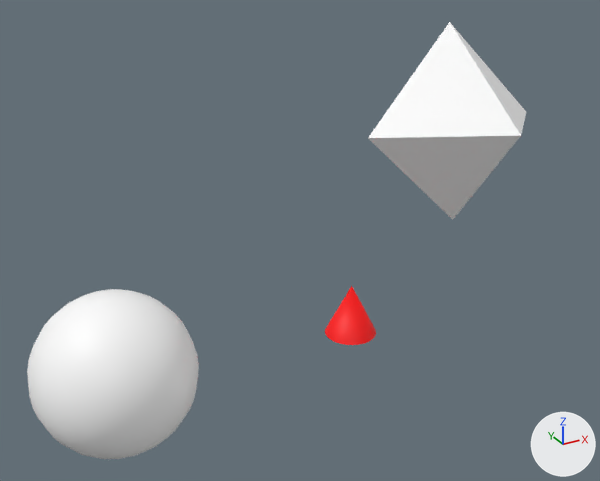
A saved change to the FBX model parserProject/stuff.fbx.
Before and after are seen from a 50 mm lens placed at (-0.153, -0.2376, 0.1522), pointed at (-0.0233, -0.0018, 0.0343). Every picture has the same lights, and +X, +Y and +Z are marked at lower right. Where no turn or scale is listed for an object, it has been applied to the vertices.
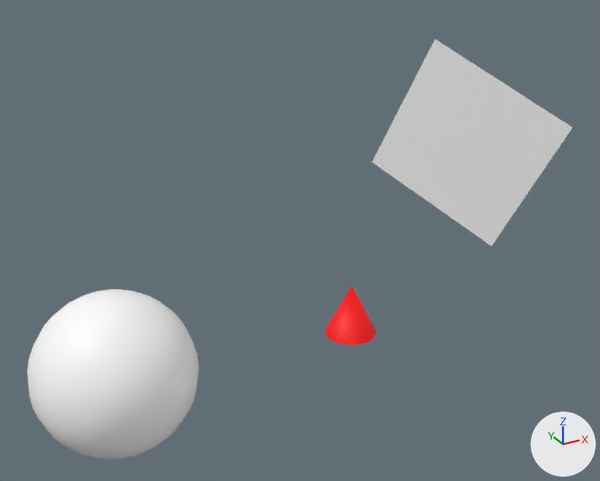
Patch to the scene script:
```diff
--- a/parserProject/stuff.fbx.py
+++ b/parserProject/stuff.fbx.py
@@ ob_ppyramid1 @@
 ob_ppyramid1.location = (0.0584, 0.0, 0.0628)
-ob_ppyramid1.rotation_euler = (3.001, 0.0, 0.0)  # degrees (172, 0, 0)
+ob_ppyramid1.rotation_euler = (-0.208, -1.909, -0.868)  # degrees (-12, -109, -50)
 ob_ppyramid1.scale = (0.0568, 0.0568, 0.0568)
```

Boxes [x1, y1, x2, y2] around the edits, measured in the pictures (600 x 481 px):
'pPyramid1', turned: before [368, 22, 526, 220]; after [372, 39, 573, 246]
